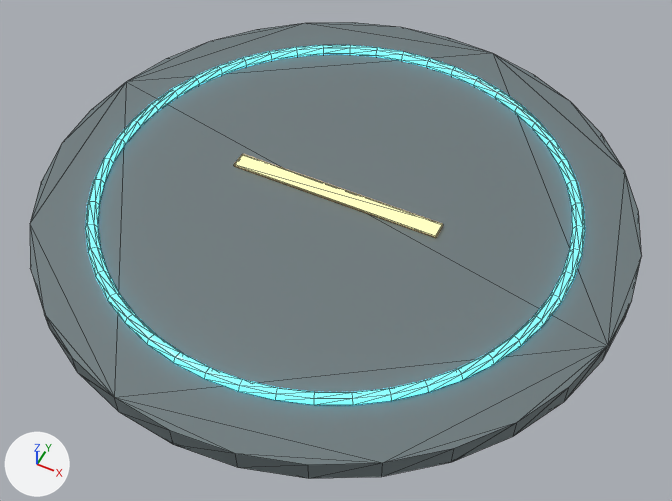
Two versions of the glTF model ui/3d/system-world/v2/pad.lod0.glb, one commit apart.
Before and after are seen from a camera (50 mm lens) standing at (3.96, -7.91, 9.11) and looking at (0.23, -0.44, -0.23). Arrows for +X, +Y and +Z are at lower left; the lights stay in place. The first picture is the older version. Mesh edges are drawn as thin lines. Where no turn or scale is listed for an object, it has been applied to the vertices. Vertices at exactly the same position are counted once.

Objects in the first picture: 'structure'.
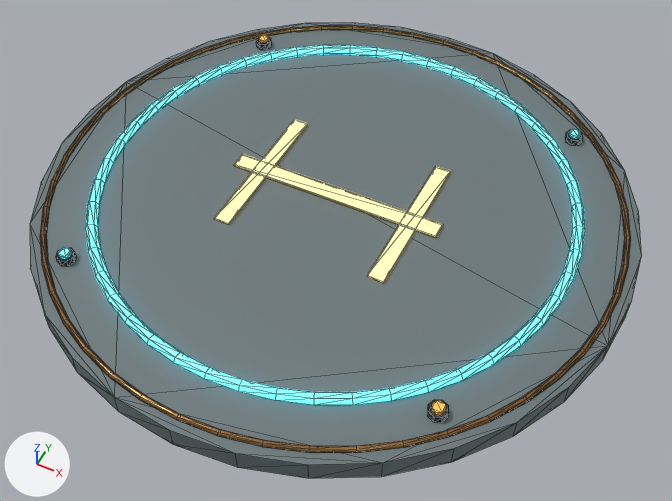
Boxes [x1, y1, x2, y2] around the edits, measured in the pictures (672 x 501 px):
part 1 of me_pad_structure, added
    after: [569, 129, 581, 138]
part 2 of me_pad_structure, added
    after: [58, 247, 72, 259]
part 3 of me_pad_structure, added (beige)
    after: [214, 119, 308, 225]
part 4 of me_pad_structure, added (beige)
    after: [367, 166, 451, 283]
part 5 of me_pad_structure, added
    after: [565, 130, 583, 146]
part 6 of me_pad_structure, added
    after: [256, 37, 272, 50]
part 7 of me_pad_structure, added
    after: [56, 248, 77, 266]
part 8 of me_pad_structure, added
    after: [428, 400, 449, 423]
part 9 of me_pad_structure, added
    after: [259, 35, 269, 43]
part 10 of me_pad_structure, added
    after: [432, 401, 446, 415]
part 11 of me_pad_structure, added
    after: [40, 26, 631, 453]

The edits, one by one:
Material 'city.warm' (mat_city_warm) is new.
Its base color is (0.65, 0.27, 0.06) (orange #d38e45).
Its metallic is 0.1.
Its roughness is 0.32.
Its emission color is (0.845, 0.351, 0.078) (orange #eda04f).
Its emission strength is 1.0.
Material 'city.graphite' (mat_city_graphite) is new.
Its base color is (0.032, 0.048, 0.062) (dark blue #323e46).
Its metallic is 0.72.
Its roughness is 0.28.
Material 'city.bronze' (mat_city_bronze) is new.
Its base color is (0.39, 0.2, 0.073) (brown #a87c4c).
Its metallic is 0.82.
Its roughness is 0.25.
me_pad_structure is used by ob_structure; location (0.0, 0.0, 0.0).
me_pad_structure had 382 vertices, 744 faces and spanned x -4.0..4.0, y -4.0..4.0, z 0.0..0.4.
me_pad_structure now has 820 vertices, 1568 faces and spans x -4.0..4.0, y -4.0..4.0, z 0.0..0.44.
me_pad_structure part 1: a new loose piece, an 8-sided cylinder along z spanning x 2.43..2.59, y 2.43..2.59, z 0.395..0.445, in mat_city_cyan (cyan #55d0e7, glowing cyan #5ee5ff).
me_pad_structure part 2: a new loose piece, an 8-sided cylinder along z spanning x -2.59..-2.43, y -2.59..-2.43, z 0.395..0.445, in mat_city_cyan (cyan #55d0e7, glowing cyan #5ee5ff).
me_pad_structure part 3: a new loose piece, a box spanning x -1.21..-0.99, y -1.1..1.1, z 0.32..0.35, in mat_city_ivory (beige #e7ce99, glowing beige #d1bb8a).
me_pad_structure part 4: a new loose piece, a box spanning x 0.99..1.21, y -1.1..1.1, z 0.32..0.35, in mat_city_ivory (beige #e7ce99, glowing beige #d1bb8a).
me_pad_structure part 5: a new loose piece, an 8-sided cylinder along z spanning x 2.39..2.63, y 2.39..2.63, z 0.3..0.4, in mat_city_graphite (dark blue #323e46).
me_pad_structure part 6: a new loose piece, an 8-sided cylinder along z spanning x -2.63..-2.39, y 2.39..2.63, z 0.3..0.4, in mat_city_graphite (dark blue #323e46).
me_pad_structure part 7: a new loose piece, an 8-sided cylinder along z spanning x -2.63..-2.39, y -2.63..-2.39, z 0.3..0.4, in mat_city_graphite (dark blue #323e46).
me_pad_structure part 8: a new loose piece, an 8-sided cylinder along z spanning x 2.39..2.63, y -2.63..-2.39, z 0.3..0.4, in mat_city_graphite (dark blue #323e46).
me_pad_structure part 9: a new loose piece, an 8-sided cylinder along z spanning x -2.59..-2.43, y 2.43..2.59, z 0.395..0.445, in mat_city_warm (orange #d38e45, glowing orange #eda04f).
me_pad_structure part 10: a new loose piece, an 8-sided cylinder along z spanning x 2.43..2.59, y -2.59..-2.43, z 0.395..0.445, in mat_city_warm (orange #d38e45, glowing orange #eda04f).
me_pad_structure part 11: a new loose piece of 294 vertices spanning x -3.86..3.86, y -3.86..3.86, z 0.28..0.34, in mat_city_bronze (brown #a87c4c).
me_pad_structure gains material mat_city_bronze (brown #a87c4c).
me_pad_structure gains material mat_city_graphite (dark blue #323e46).
me_pad_structure gains material mat_city_warm (orange #d38e45, glowing orange #eda04f).
